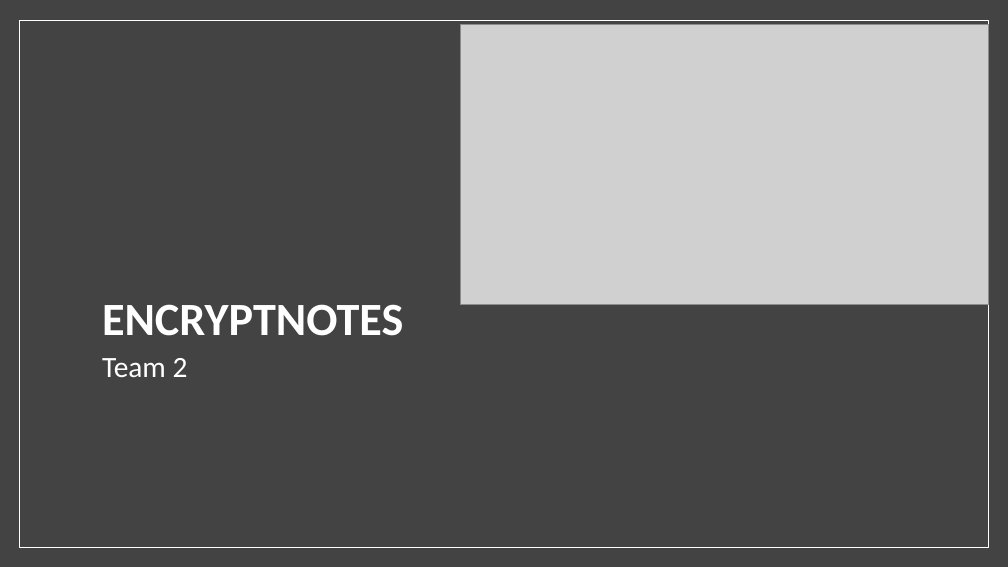
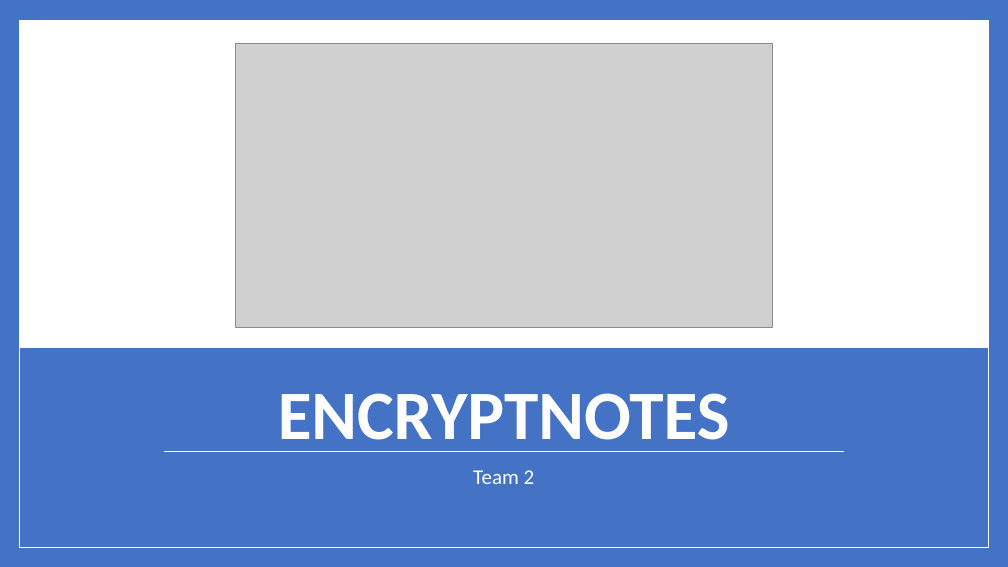
Before and after one commit to Dwaddle26/EncryptNotes, a slide deck: slide 1 of Phase 4 Documentation/Team_2_Presentation_4.pptx. Drawn at 1008x567 pixels with LibreOffice and Linux fonts; fonts in the diff are those of the drawing; grey boxes stand for pictures. Boxes give left, top, right and bottom in pixels: in the first picture for what was removed or moved away, otherwise in the second. Text is boxed around its words. In the diff, an @@ line names an element or a change of style, - is before the commit and + after.

Commit message:
Small Update
Just added some text to make the screenshots slides somewhat more presentable. That's if we keeping them.

```diff
--- a/Phase 4 Documentation/Team_2_Presentation_4.pptx
+++ b/Phase 4 Documentation/Team_2_Presentation_4.pptx
@@ background #444444 to #4472C4 @@
@@ rectangle removed at (0,0,1008,567) @@
@@ rectangle: place and size @@
-rectangle at (19,20,988,547)
+rectangle at (19,20,988,349)
@@ rectangle at (19,20,988,349): fill none to #FFFFFF @@
@@ rectangle added at (19,20,988,547), fill #4472C4, outline #FFFFFF 1 pt @@
@@ picture: place and size @@
-picture at (461,24,988,304)
+picture at (236,43,773,327)
@@ title "ENCRYPTNOTES": place and size @@
-title "ENCRYPTNOTES" at (102,304,403,336)
+title "ENCRYPTNOTES" at (278,393,730,452)
@@ title "ENCRYPTNOTES" at (278,393,730,452): size 44 to 66 pt; alignment left to centre @@
@@ subtitle "Team 2": place and size @@
-subtitle "Team 2" at (102,358,188,377)
+subtitle "Team 2" at (473,470,535,484)
@@ subtitle "Team 2" at (473,470,535,484): size 28 to 20 pt; alignment left to centre @@
@@ line added from (163, 451) to (844, 451), #FFFFFF 0.79 pt @@
```
Also in this commit, not shown: 1 other slide changed, 2 slides added, 2 slides removed.
